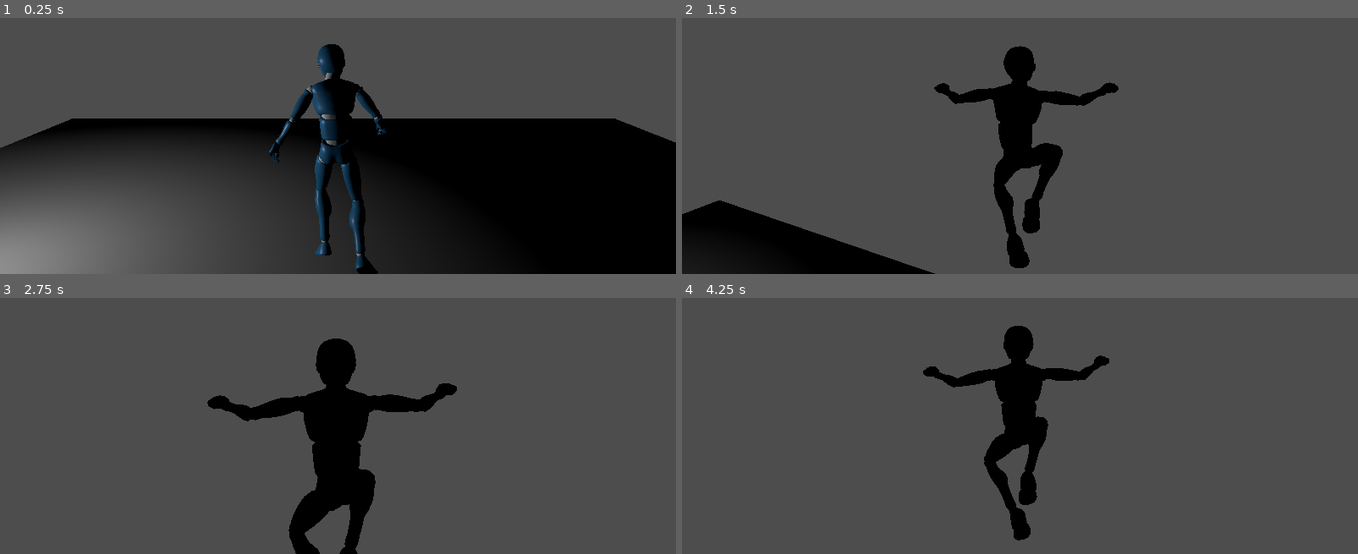
Above: before the commit, frames 1-4 (two rows, left to right).
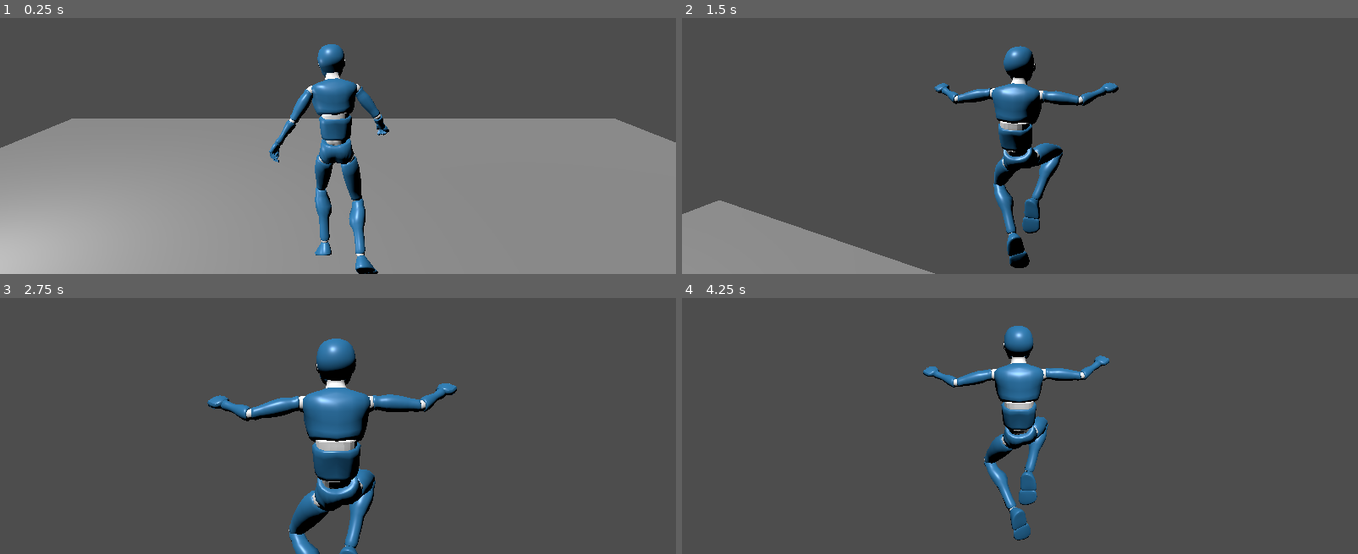
Above: after the commit, the same moments.

Repository: CodedNil/dungeon
Game: Godot game, scene res://dungeon.tscn
Two runs of this game, one before a commit and one after it. Both use one fixed random seed, a clock stepped at 60 frames per second and the inputs below.
Inputs (mouse positions are in pixels of both pictures, inside the frame that each line leads up to):
- Up to frame 1 (0.25 s): no input
- Up to frame 2 (1.5 s): move the mouse to (1053, 82) at 0.52 s; hold Shift (sprint) 0.53-1.28 s; hold W (forward) from 0.53 s (still down); tap Space (jump) at 0.77 s; move the mouse to (986, 87) at 1.27 s; tap Shift (sprint) at 1.35 s
- Up to frame 3 (2.75 s): keep holding W (forward); tap Space (jump) at 1.52 s; move the mouse to (351, 356) at 2.02 s; hold Shift (sprint) from 2.03 s (still down)
- Up to frame 4 (4.25 s): keep holding W (forward); move the mouse to (1013, 369) at 2.77 s; release Shift (sprint) at 2.78 s; tap Shift (sprint) at 2.85 s; tap Space (jump) at 3.02, 3.77 s; move the mouse to (1067, 369) at 3.52 s; hold Shift (sprint) from 3.53 s (still down)

The runs differ from the first frame. In frame 1, 60% of the frame differs, in the area x 0-100%, y 10-100%; in frame 2, 9.4%; in frame 3, 6.1%; in frame 4, 4.2%.

Commit message:
Move light into main

Diff:
--- a/dungeon.tscn
+++ b/dungeon.tscn
@@ -9,3 +9,9 @@
 transform = Transform3D(1, 0, 0, 0, 1, 0, 0, 0, 1, -0.10186, 0, -0.0759714)
 
 [node name="PlayerTemplate" parent="." instance=ExtResource("2_jyxmg")]
+
+[node name="OmniLight3D" type="OmniLight3D" parent="."]
+transform = Transform3D(1, 0, 0, 0, 1, 0, 0, 0, 1, 3, 1, 0)
+
+[node name="DirectionalLight3D" type="DirectionalLight3D" parent="."]
+transform = Transform3D(0.707107, 0.612372, 0.353553, 0, -0.5, 0.866025, 0.707107, -0.612372, -0.353553, 0, 3, -6)
--- a/room_1.tscn
+++ b/room_1.tscn
@@ -17,9 +17,6 @@
 mesh = SubResource("BoxMesh_gwscm")
 skeleton = NodePath("")
 
-[node name="OmniLight3D" type="OmniLight3D" parent="."]
-transform = Transform3D(1, 0, 0, 0, 1, 0, 0, 0, 1, 3, 1, 0)
-
 [node name="CollisionShape3D" type="CollisionShape3D" parent="."]
 transform = Transform3D(1, 0, 0, 0, 1, 0, 0, 0, 1, 0, -0.125, 0)
 shape = SubResource("BoxShape3D_kaswk")
